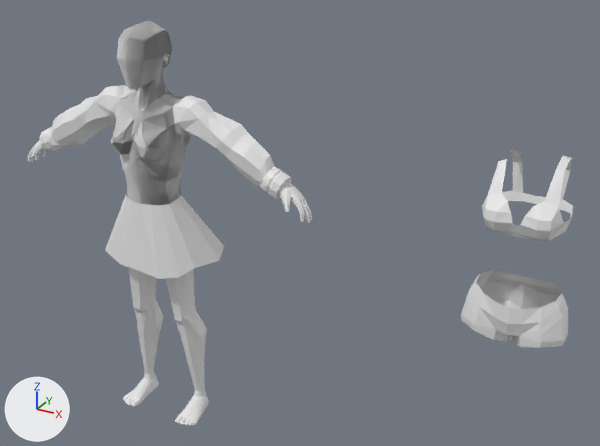
What one commit did to the Blender file char/Darshni.blend.
One viewpoint serves both versions: a 50 mm lens placed at (2.79, -2.83, 1.82), pointed at (1.03, 0.37, 0.22). The axes (+X, +Y, +Z) are drawn at lower left. The lights are the same throughout.

Before the edit, the objects in view are built like this:
```python
me_low_poly_woman = bpy.data.meshes.new('Low poly woman')
me_low_poly_woman.from_pydata(...)  # 159 vertices, 117 faces; spans x -0.168..0.168, y -0.045..0.217, z 0.736..1.389
me_low_poly_woman.materials.append(None)
me_low_poly_woman_002 = bpy.data.meshes.new('Low poly woman.002')
me_low_poly_woman_002.from_pydata(...)  # 500 vertices, 466 faces; spans x -0.164..0.578, y -0.038..0.219, z 0.762..1.659
me_low_poly_woman_002.materials.append(None)
me_low_poly_woman_004 = bpy.data.meshes.new('Low poly woman.004')
me_low_poly_woman_004.from_pydata(...)  # 178 vertices, 168 faces; spans x 0.633..0.861, y -0.027..0.116, z 1.298..1.493
me_low_poly_woman_004.materials.append(None)
me_low_poly_woman_006 = bpy.data.meshes.new('Low poly woman.006')
me_low_poly_woman_006.from_pydata(...)  # 42 vertices, 29 faces; spans x -0.257..0.246, y -0.042..0.31, z 0.698..0.997
me_low_poly_woman_006.materials.append(None)
ob_low_poly_woman = bpy.data.objects.new('Low poly woman', me_low_poly_woman)
ob_low_poly_woman.location = (2.125, 0.079, -0.962)
ob_low_poly_woman.scale = (1.26, 1.26, 1.26)
ob_low_poly_woman_001 = bpy.data.objects.new('Low poly woman.001', me_low_poly_woman_006)
ob_low_poly_woman_001.location = (0.299, 0.079, -0.962)
ob_low_poly_woman_001.scale = (1.26, 1.26, 1.26)
ob_low_poly_woman_002 = bpy.data.objects.new('Low poly woman.002', me_low_poly_woman_002)
ob_low_poly_woman_002.location = (0.299, 0.079, -0.962)
ob_low_poly_woman_002.scale = (1.26, 1.26, 1.26)
_m = ob_low_poly_woman_002.modifiers.new('Solidify', 'SOLIDIFY')
_m = ob_low_poly_woman_002.modifiers.new('Mirror', 'MIRROR')
ob_low_poly_woman_004 = bpy.data.objects.new('Low poly woman.004', me_low_poly_woman_004)
ob_low_poly_woman_004.location = (0.303, 0.17, -0.992)
_m = ob_low_poly_woman_004.modifiers.new('Mirror', 'MIRROR')
# also in view: 'Low poly woman.003' at (0.3, 0.18, -0.44)
```
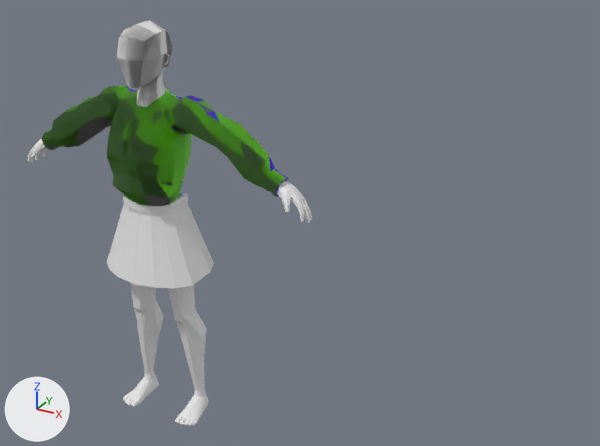
The change, as a list of edits to the scene's bpy script:
```text
Add img_low_poly_woman_005_layer:
    img_low_poly_woman_005_layer = load_image('Low poly woman.005 Layer', '_unpacked/Low_poly_woman.005_Layer', 1024, 1024, 'sRGB')
Add ng_ucupaint_low_poly_woman_005:
    ng_ucupaint_low_poly_woman_005 = bpy.data.node_groups.new('Ucupaint Low poly woman.005', 'ShaderNodeTree')
    # nodes: Group, Mix, UVMap
    # colours: white #ffffff
Add ng_ypl_check_input_normal:
    ng_ypl_check_input_normal = bpy.data.node_groups.new('~yPL Check Input Normal', 'ShaderNodeTree')
    # nodes: Math, Mix, SeparateXYZ
Add ng_yp_layer_low_poly_woman_005_layer:
    ng_yp_layer_low_poly_woman_005_layer = bpy.data.node_groups.new('.yP Layer Low poly woman.005 Layer', 'ShaderNodeTree')
    # uses the picture img_low_poly_woman_005_layer
Add mat_low_poly_woman_005:
    mat_low_poly_woman_005 = bpy.data.materials.new('Low poly woman.005')
    # nodes: BsdfPrincipled, Group, OutputMaterial
    # colours: white #e7e7e7
Add me_low_poly_woman_005:
    me_low_poly_woman_005.from_pydata(...)  # 244 vertices, 211 faces; spans x -0.099..0.099, y -0.014..0.204, z 1.353..1.659
Add me_low_poly_woman_001:
    me_low_poly_woman_001.from_pydata(...)  # 489 vertices, 448 faces; spans x -0.73..0.729, y -0.065..0.276, z 1.155..1.788
    me_low_poly_woman_001.materials.append(mat_low_poly_woman_005)
Add me_low_poly_woman_007:
    me_low_poly_woman_007.from_pydata(...)  # 98 vertices, 84 faces; spans x -0.226..0.226, y -0.076..0.238, z 0.668..0.996
Remove ob_low_poly_woman:
    ob_low_poly_woman = bpy.data.objects.new('Low poly woman', me_low_poly_woman)
    ob_low_poly_woman.location = (2.125, 0.079, -0.962)
    ob_low_poly_woman.scale = (1.26, 1.26, 1.26)
Remove ob_low_poly_woman_002:
    ob_low_poly_woman_002 = bpy.data.objects.new('Low poly woman.002', me_low_poly_woman_002)
    ob_low_poly_woman_002.location = (0.299, 0.079, -0.962)
    ob_low_poly_woman_002.scale = (1.26, 1.26, 1.26)
    _m = ob_low_poly_woman_002.modifiers.new('Solidify', 'SOLIDIFY')
    _m = ob_low_poly_woman_002.modifiers.new('Mirror', 'MIRROR')
Remove ob_low_poly_woman_001:
    ob_low_poly_woman_001 = bpy.data.objects.new('Low poly woman.001', me_low_poly_woman_006)
    ob_low_poly_woman_001.location = (0.299, 0.079, -0.962)
    ob_low_poly_woman_001.scale = (1.26, 1.26, 1.26)
Add ob_head:
    ob_head = bpy.data.objects.new('head', me_low_poly_woman_005)
    ob_head.location = (0.299, 0.079, -0.962)
    ob_head.scale = (1.26, 1.26, 1.26)
Add ob_body:
    ob_body = bpy.data.objects.new('body', me_low_poly_woman_001)
    ob_body.location = (0.299, 0.079, -0.962)
Add ob_skirt:
    ob_skirt = bpy.data.objects.new('skirt', me_low_poly_woman_007)
    ob_skirt.location = (0.299, 0.079, -0.962)
    ob_skirt.scale = (1.26, 1.26, 1.26)
    _m = ob_skirt.modifiers.new('Solidify', 'SOLIDIFY')
    _m.thickness = 0.015
    _m.offset = 0.0548
```

Location of each change, (x1, y1, x2, y2) in pixels of the pictures (600 x 446 px):
'Low poly woman.002', deleted: before (39, 20, 291, 226)
'body', added: after (42, 85, 289, 206)
'Low poly woman', deleted: before (461, 148, 573, 348)
'skirt', added: after (107, 191, 214, 288)
'Low poly woman.001', deleted: before (105, 194, 224, 279)
'head', added: after (117, 20, 172, 107)
